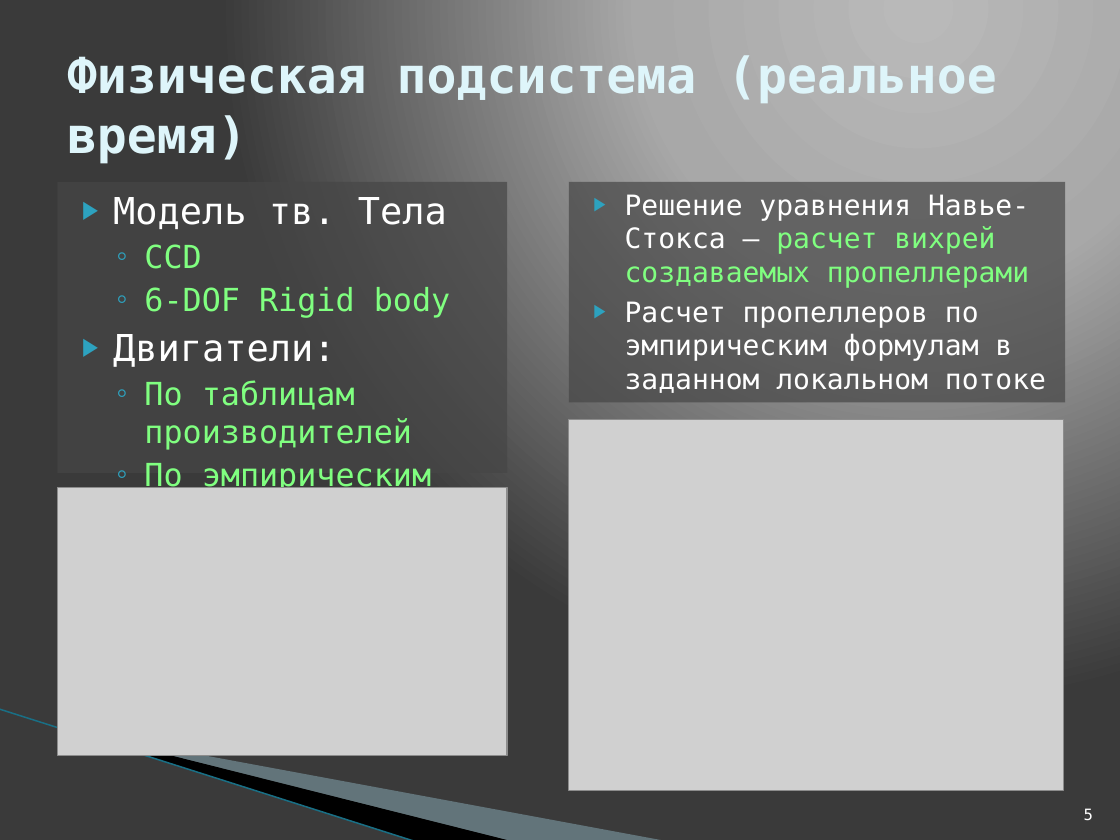
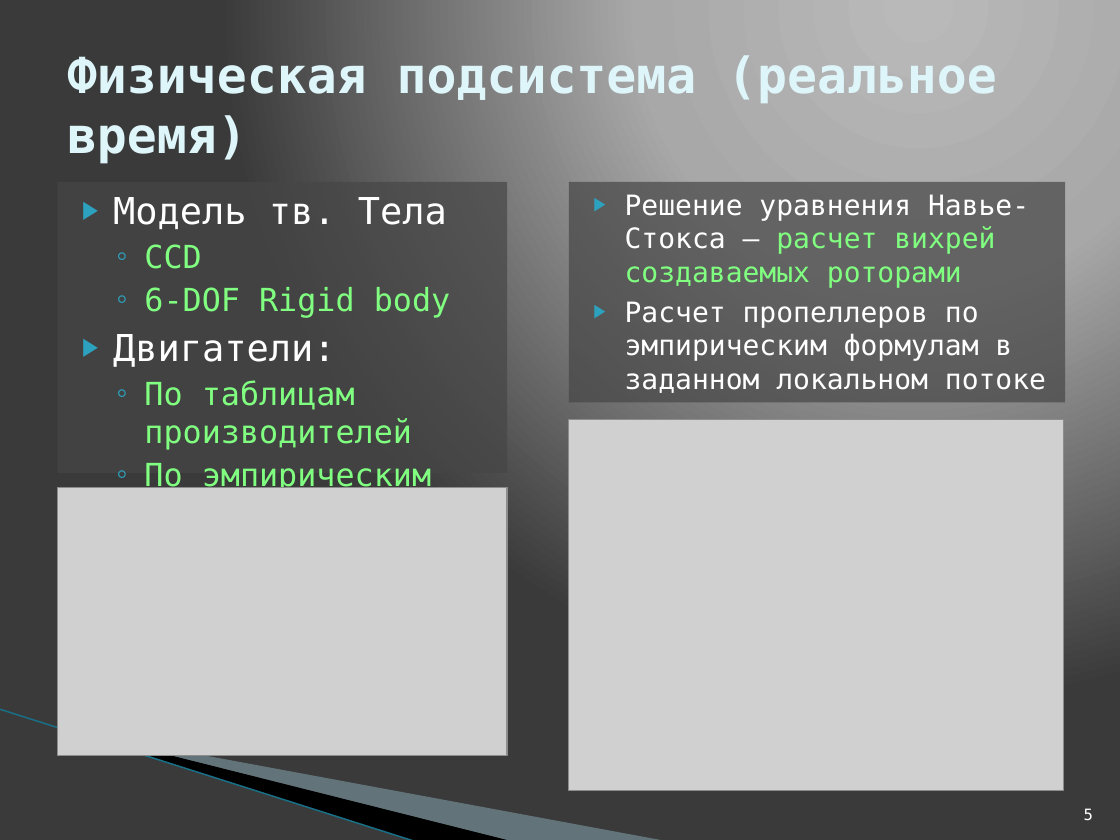
Before and after one commit to yaceq/quadro-xds, a slide deck: slide 5 of Docs/alazar_thesis/presentation.pptx. Drawn at 1120x840 pixels with LibreOffice and Linux fonts; fonts in the diff are those of the drawing; grey boxes stand for pictures; background and template pictures are left out. Boxes give left, top, right and bottom in pixels: in the first picture for what was removed or moved away, otherwise in the second. Text is boxed around its words. In the diff, an @@ line names an element or a change of style, - is before the commit and + after.

```diff
--- a/Docs/alazar_thesis/presentation.pptx
+++ b/Docs/alazar_thesis/presentation.pptx
@@ text at [625,194,1029,288]: text changed @@
-▶ Решение уравнения Навье-Стокса – расчет вихрей создаваемых пропеллерами
+▶ Решение уравнения Навье-Стокса – расчет вихрей создаваемых роторами
```
Also in this commit, not shown: 2 other files.
